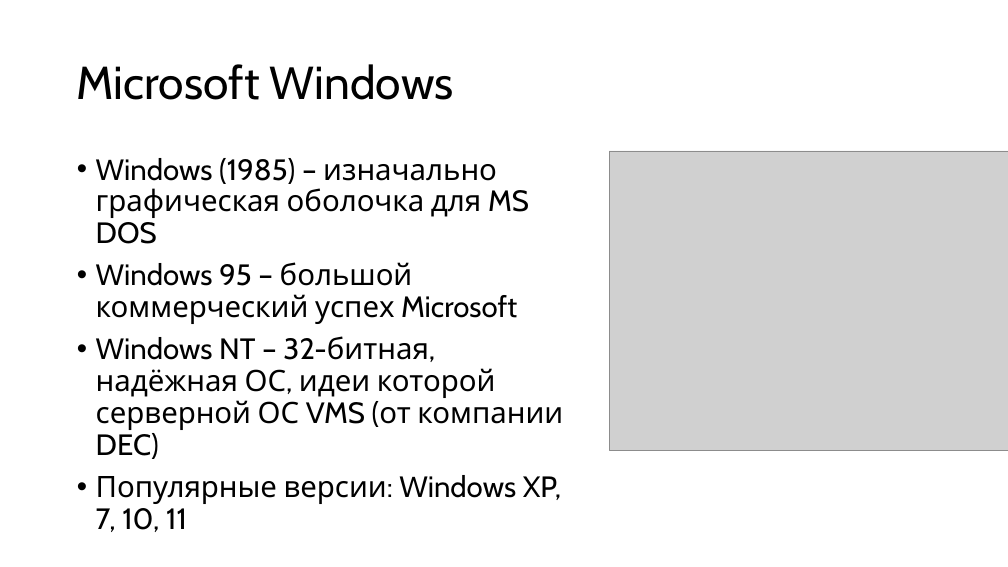
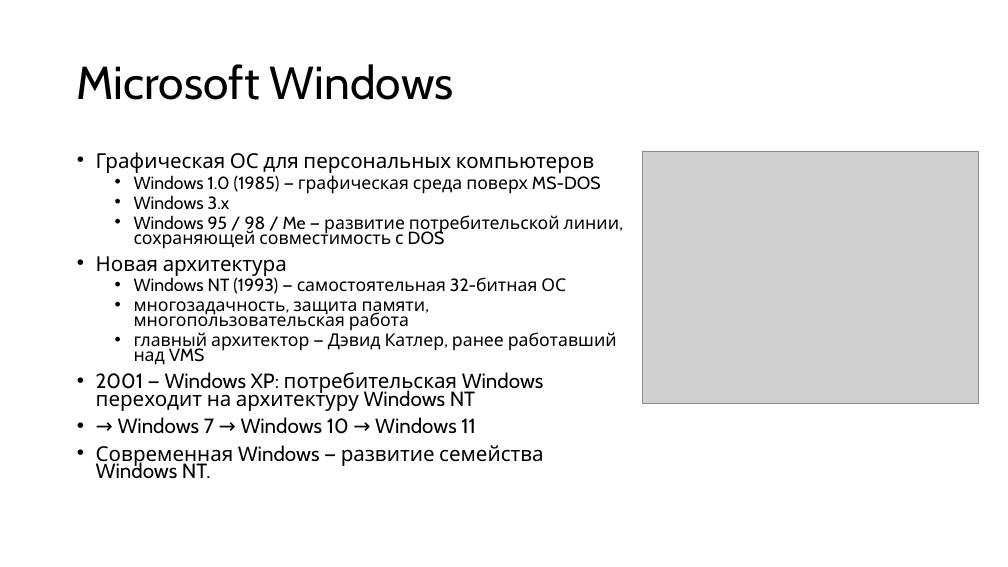
Before and after one commit to alexey-malov/os-course, a slide deck: slide 19 of lectures/01/Введение в ОС.pptx (slide 27 before the commit). Drawn at 1008x567 pixels with LibreOffice and Linux fonts; fonts in the diff are those of the drawing; grey boxes stand for pictures. Boxes give left, top, right and bottom in pixels: in the first picture for what was removed or moved away, otherwise in the second. Text is boxed around its words. In the diff, an @@ line names an element or a change of style, - is before the commit and + after.

```diff
--- a/lectures/01/Введение в ОС.pptx
+++ b/lectures/01/Введение в ОС.pptx
@@ text at [96,152,619,478]: text changed; size 28 to 16.8 pt @@
-• Windows (1985) – изначально графическая оболочка для MS DOS
-• Windows 95 – большой коммерческий успех Microsoft
-• Windows NT – 32-битная, надёжная ОС, идеи которой серверной ОС VMS (от компании DEC)
-• Популярные версии: Windows XP, 7, 10, 11
+• Графическая ОС для персональных компьютеров
+  • Windows 1.0 (1985) — графическая среда поверх MS-DOS
+  • Windows 3.x
+  • Windows 95 / 98 / Me — развитие потребительской линии, сохраняющей совместимость с DOS
+• Новая архитектура
+  • Windows NT (1993) — самостоятельная 32-битная ОС
+  • многозадачность, защита памяти, многопользовательская работа
+  • главный архитектор — Дэвид Катлер, ранее работавший над VMS
+• 2001 — Windows XP: потребительская Windows переходит на архитектуру Windows NT
+• → Windows 7 → Windows 10 → Windows 11
+• Современная Windows — развитие семейства Windows NT.
@@ picture: place and size @@
-picture at [609,151,1008,451]
+picture at [642,151,979,404]
```
Also in this commit, not shown: 18 other slides changed, 19 slides added, 44 slides removed.
